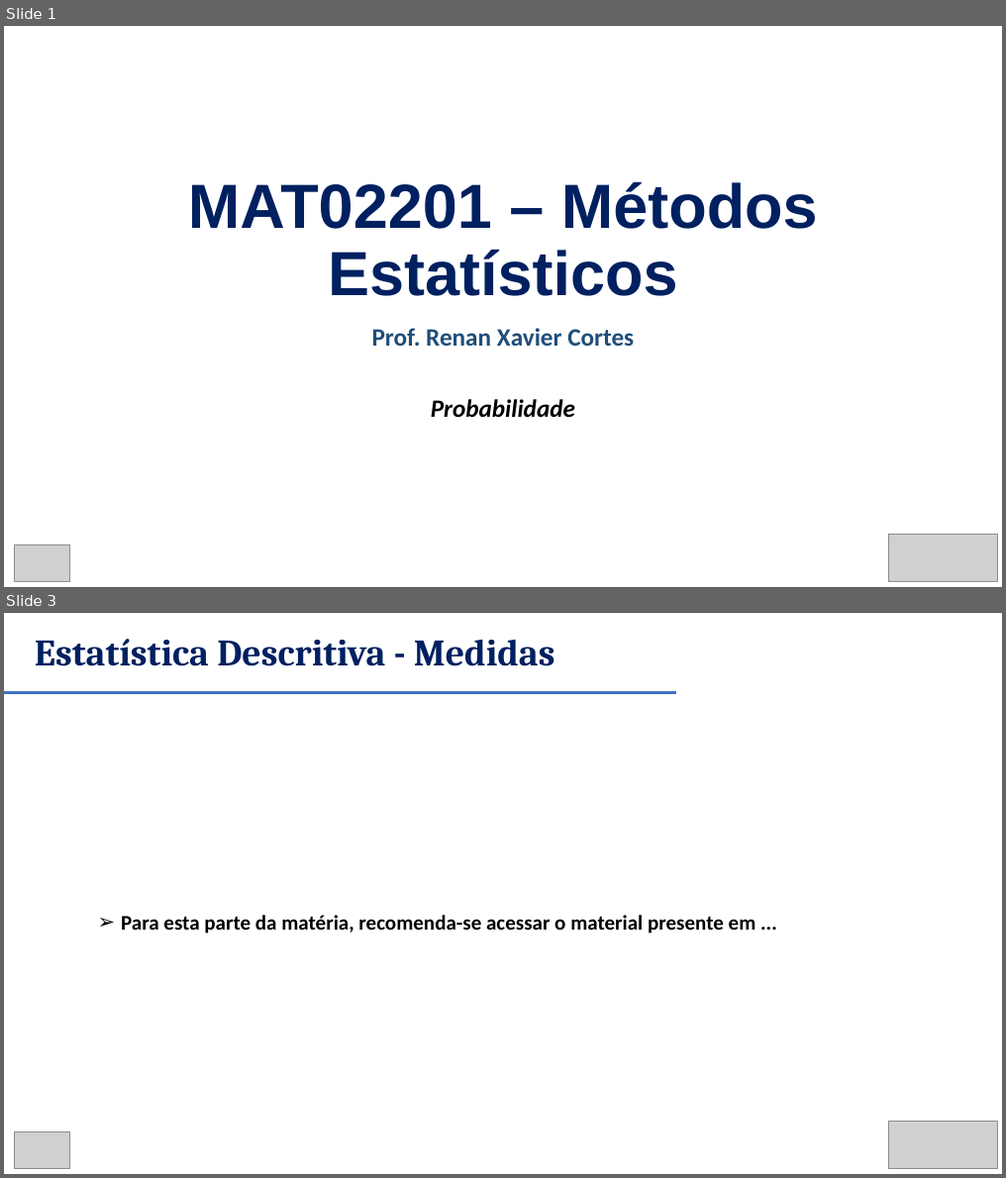
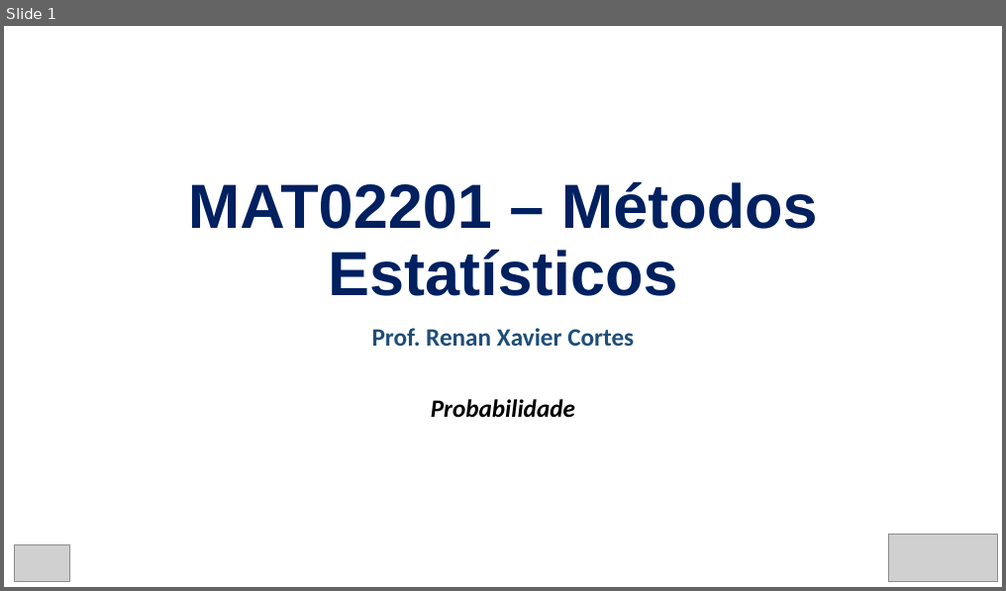
Before and after one commit to renanxcortes/teaching, a slide deck: Metodos_Estatisticos/slides/semana_5_a_6.pptx. Shown one above the other, each under a label of ours: slides 1 and 3 before the commit, slide 1 after it; the slides between them are not shown. The pictures are 1006x1178 and 1006x591 pixels, drawn with LibreOffice and Linux fonts; fonts in the diff are those of the drawing; grey boxes stand for pictures. Boxes give left, top, right and bottom in pixels: in the first picture for what was removed or moved away, otherwise in the second. Text is boxed around its words. In the diff, an @@ line names an element or a change of style, - is before the commit and + after.

```diff
--- a/Metodos_Estatisticos/slides/semana_5_a_6.pptx
+++ b/Metodos_Estatisticos/slides/semana_5_a_6.pptx
@@ slide 3 removed at <box>4,613,1002,1174</box>, background #FFFFFF @@
@@ text removed at <box>35,639,555,666</box> @@
-Estatística Descritiva - Medidas
@@ line removed from (4, 692) to (676, 692) @@
@@ text removed at <box>121,915,756,934</box> @@
-➢ Para esta parte da matéria, recomenda-se acessar o material presente em ...
@@ picture removed at <box>14,1133,70,1169</box> @@
@@ picture removed at <box>888,1121,997,1168</box> @@
```
Also in this commit, not shown: 1 slide changed, 11 slides added.
